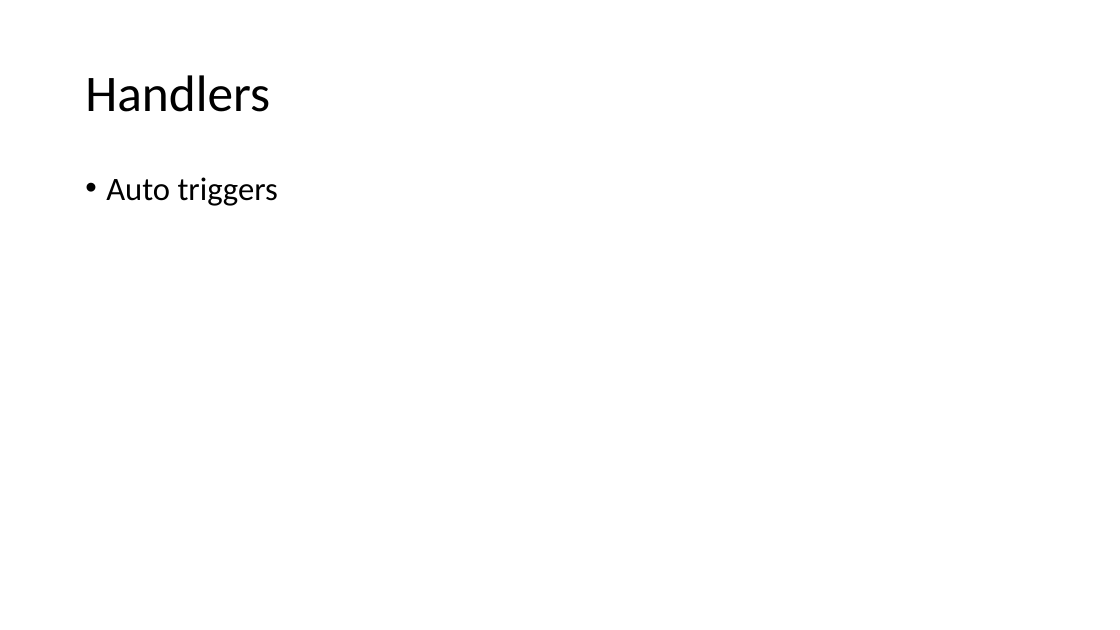
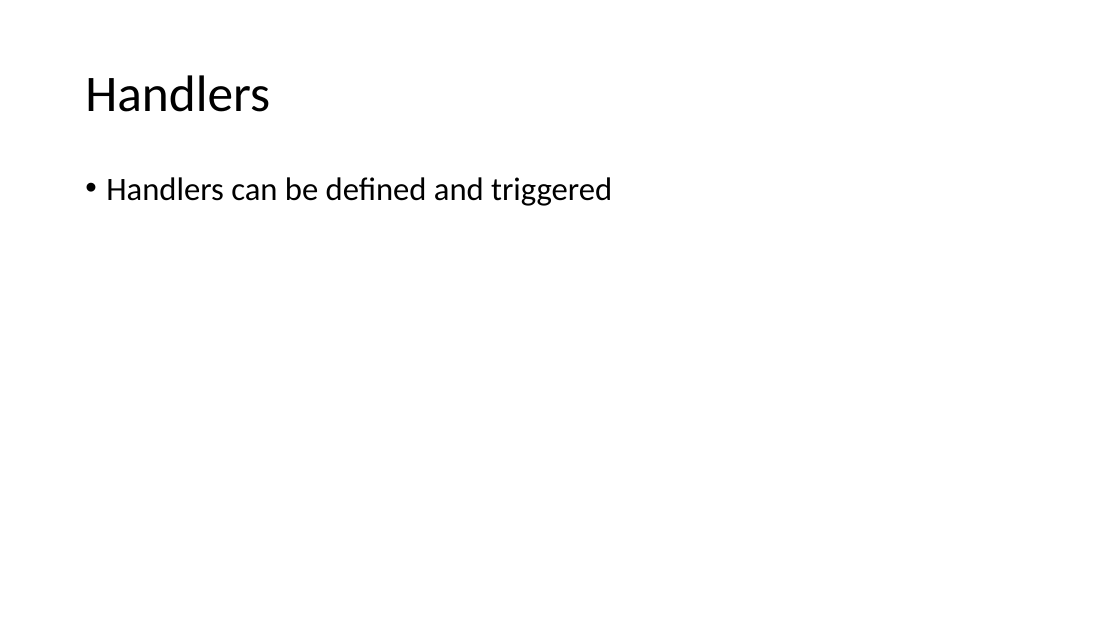
Before and after one commit to lisaplusplus/ansible-terraform-digitalocean-dualtomcat, a slide deck: slide 7 of ansible.pptx. Drawn at 1120x630 pixels with LibreOffice and Linux fonts; fonts in the diff are those of the drawing. Boxes give left, top, right and bottom in pixels: in the first picture for what was removed or moved away, otherwise in the second. Text is boxed around its words. In the diff, an @@ line names an element or a change of style, - is before the commit and + after.

```diff
--- a/ansible.pptx
+++ b/ansible.pptx
@@ text at [106, 177, 612, 206]: text changed @@
-• Auto triggers
+• Handlers can be defined and triggered
```
Also in this commit, not shown: 3 other slides changed, 4 other files.
